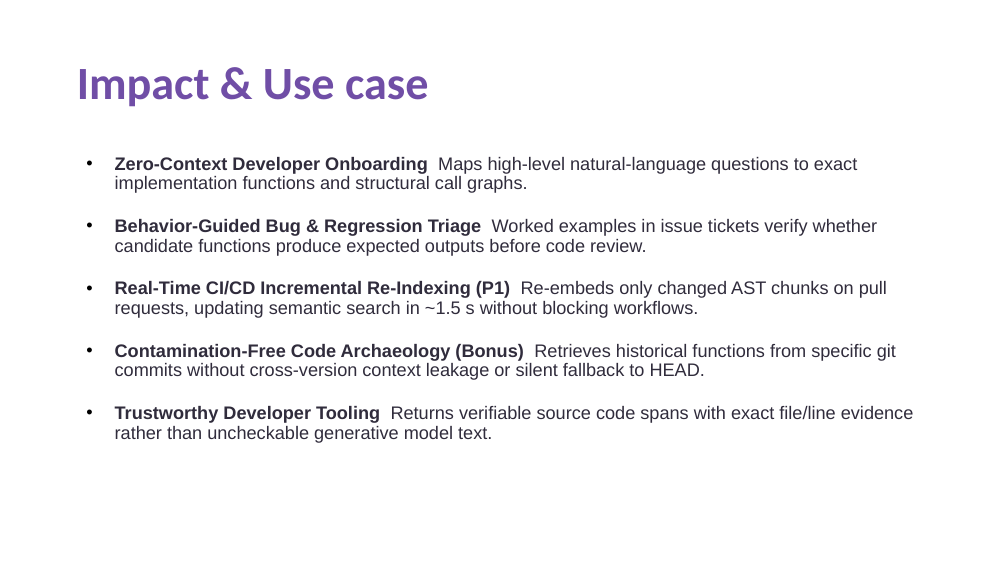
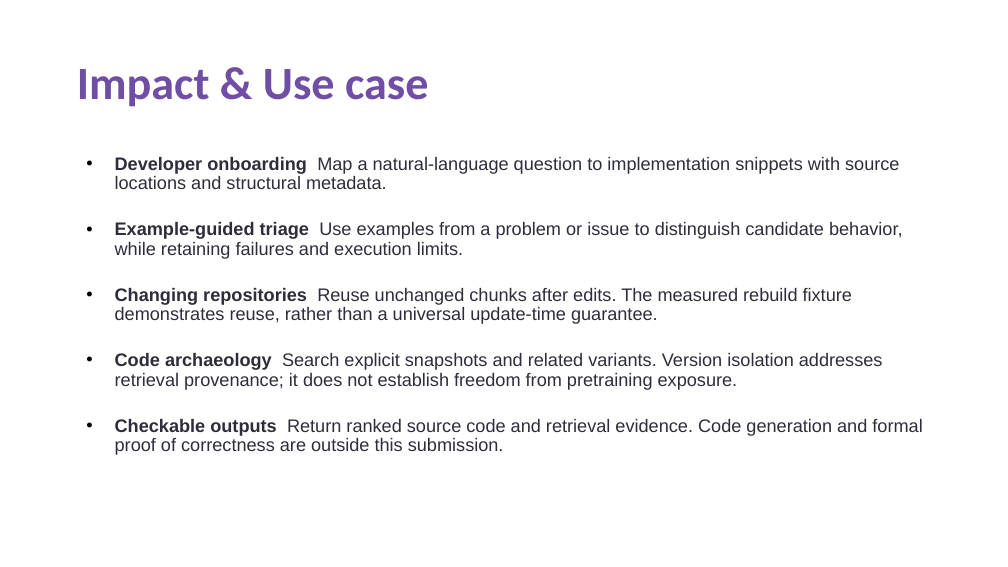
Before and after one commit to krizz711/CodeDoctor-Agentic-Semantic-and-Structural-Intelligence-for-Code-Repositories, a slide deck: slide 7 of VITV_Doctors_Submission.pptx. Drawn at 1008x567 pixels with LibreOffice and Linux fonts; fonts in the diff are those of the drawing. Boxes give left, top, right and bottom in pixels: in the first picture for what was removed or moved away, otherwise in the second. Text is boxed around its words. In the diff, an @@ line names an element or a change of style, - is before the commit and + after.

Commit message:
fix: prepare audited submission corrections locally

```diff
--- a/VITV_Doctors_Submission.pptx
+++ b/VITV_Doctors_Submission.pptx
@@ text at [115, 157, 922, 455]: text changed @@
-• Zero-Context Developer Onboarding Maps high-level natural-language questions to exact implementation functions and structural call graphs.
-• Behavior-Guided Bug & Regression Triage Worked examples in issue tickets verify whether candidate functions produce expected outputs before code review.
-• Real-Time CI/CD Incremental Re-Indexing (P1) Re-embeds only changed AST chunks on pull requests, updating semantic search in ~1.5 s without blocking workflows.
-• Contamination-Free Code Archaeology (Bonus) Retrieves historical functions from specific git commits without cross-version context leakage or silent fallback to HEAD.
-• Trustworthy Developer Tooling Returns verifiable source code spans with exact file/line evidence rather than uncheckable generative model text.
+• Developer onboarding Map a natural-language question to implementation snippets with source locations and structural metadata.
+• Example-guided triage Use examples from a problem or issue to distinguish candidate behavior, while retaining failures and execution limits.
+• Changing repositories Reuse unchanged chunks after edits. The measured rebuild fixture demonstrates reuse, rather than a universal update-time guarantee.
+• Code archaeology Search explicit snapshots and related variants. Version isolation addresses retrieval provenance; it does not establish freedom from pretraining exposure.
+• Checkable outputs Return ranked source code and retrieval evidence. Code generation and formal proof of correctness are outside this submission.
```
Also in this commit, not shown: 10 other slides changed, 49 other files.
